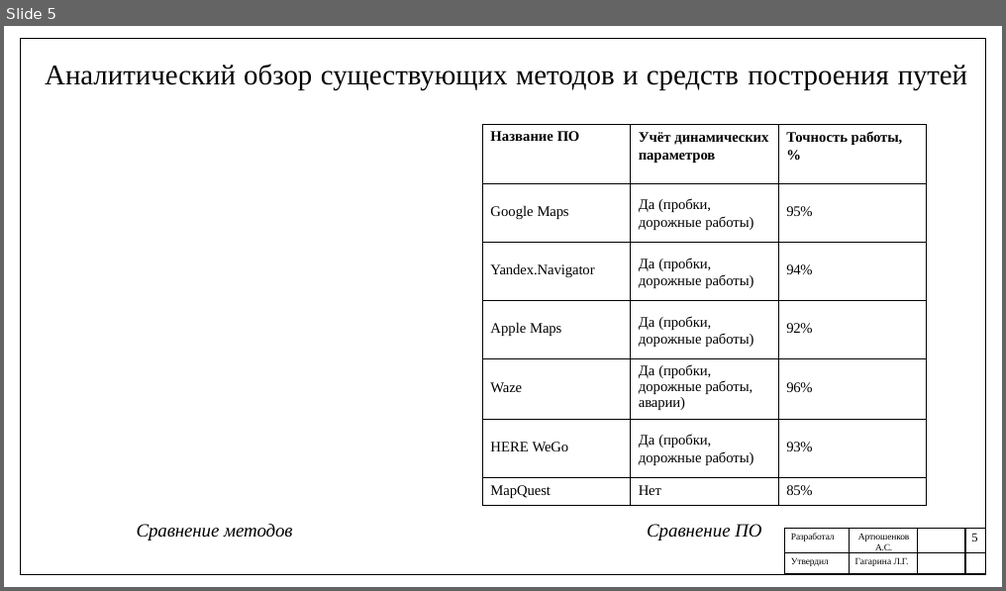
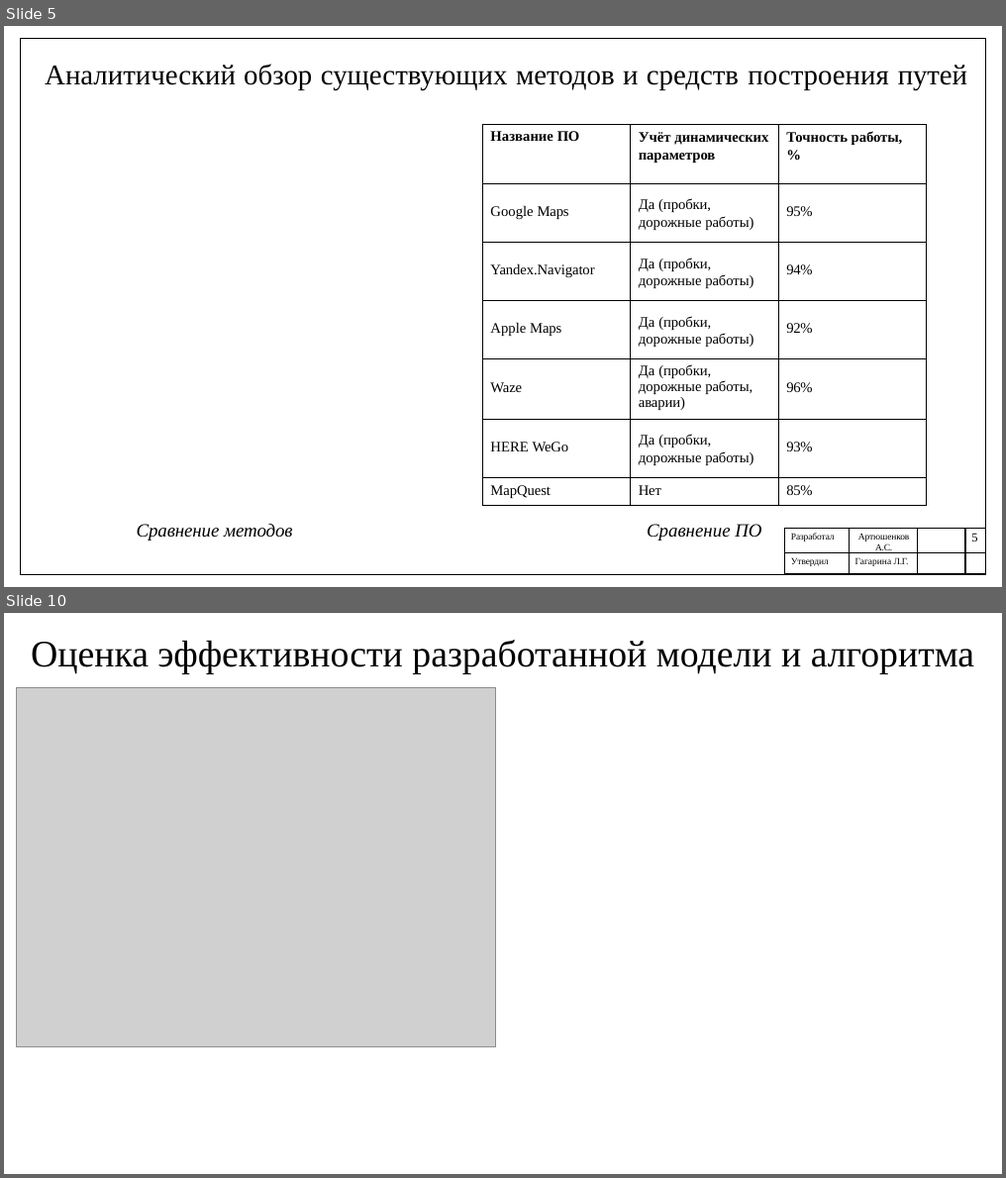
Before and after one commit to DARXXI/RoadSense, a slide deck: маг2.pptx. Shown one above the other, each under a label of ours: slide 5 before the commit, slides 5 and 10 after it; the slides between them are not shown. The pictures are 1006x591 and 1006x1178 pixels, drawn with LibreOffice and Linux fonts; fonts in the diff are those of the drawing; grey boxes stand for pictures; background and template pictures are left out. Boxes give left, top, right and bottom in pixels: in the first picture for what was removed or moved away, otherwise in the second. Text is boxed around its words. In the diff, an @@ line names an element or a change of style, - is before the commit and + after.

```diff
--- a/маг2.pptx
+++ b/маг2.pptx
@@ slide 10 added at bbox=[4, 613, 1002, 1174], background #FFFFFF @@
@@ text added at bbox=[31, 640, 974, 673], 36 pt, text #000000 @@
+Оценка эффективности разработанной модели и алгоритма
@@ picture added at bbox=[16, 688, 495, 1048] @@
```
Also in this commit, not shown: 3 slides changed, 7 other slides added, 2 slides removed, 16 other files.
